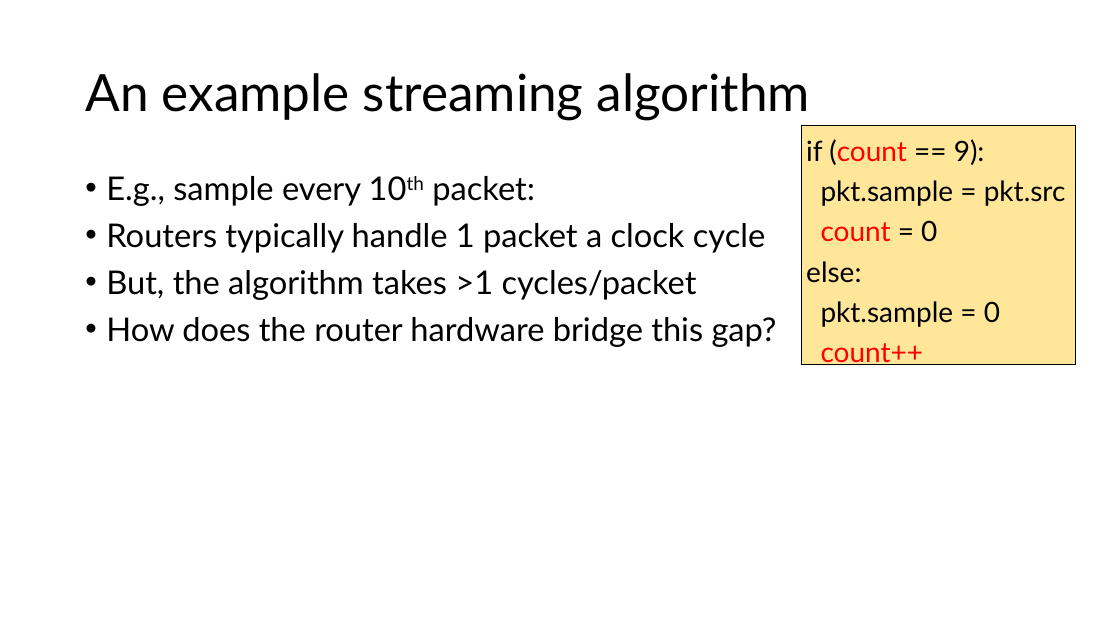
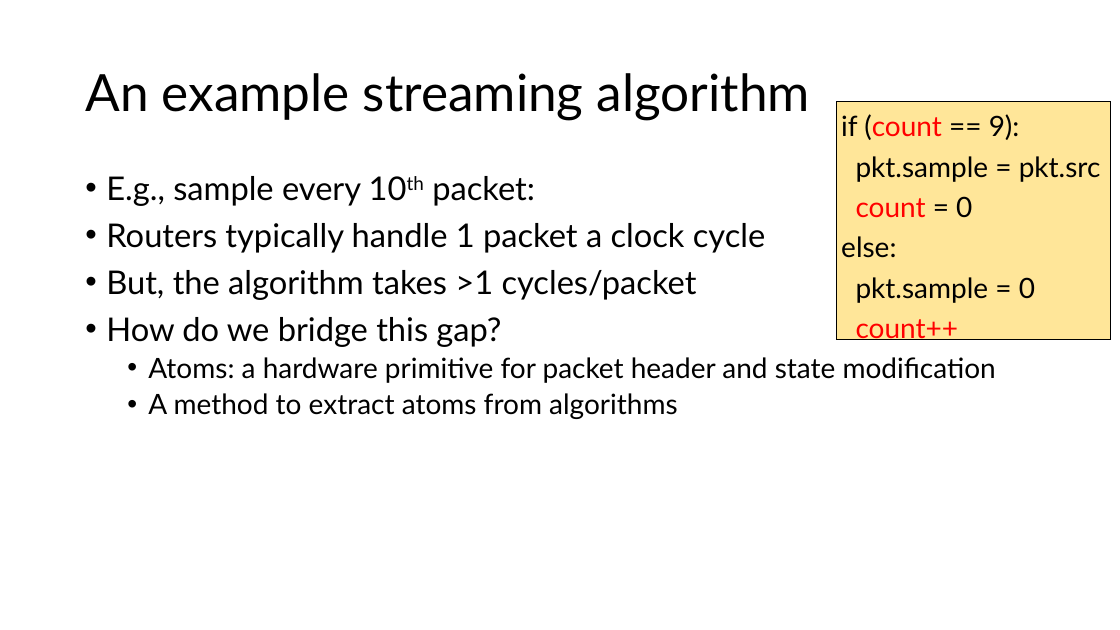
Before and after one commit to anirudhSK/pifo-domino-marple-ppts, a slide deck: slide 25 of combined_domino_pifo.pptx. Drawn at 1120x630 pixels with LibreOffice and Linux fonts; fonts in the diff are those of the drawing. Boxes give left, top, right and bottom in pixels: in the first picture for what was removed or moved away, otherwise in the second. Text is boxed around its words. In the diff, an @@ line names an element or a change of style, - is before the commit and + after.

```diff
--- a/combined_domino_pifo.pptx
+++ b/combined_domino_pifo.pptx
@@ text "if (count == 9):": place and size @@
-text "if (count == 9):" at box(806, 139, 1066, 327)
+text "if (count == 9):" at box(841, 114, 1101, 303)
@@ rectangle: place and size @@
-rectangle at box(802, 126, 1075, 365)
+rectangle at box(837, 102, 1111, 340)
@@ text at box(106, 317, 996, 419): text changed; size 28 to 24 pt @@
-• How does the router hardware bridge this gap?
+• How do we bridge this gap?
+  • Atoms: a hardware primitive for packet header and state modification
+  • A method to extract atoms from algorithms
```
Also in this commit, not shown: 1 other slide changed.
